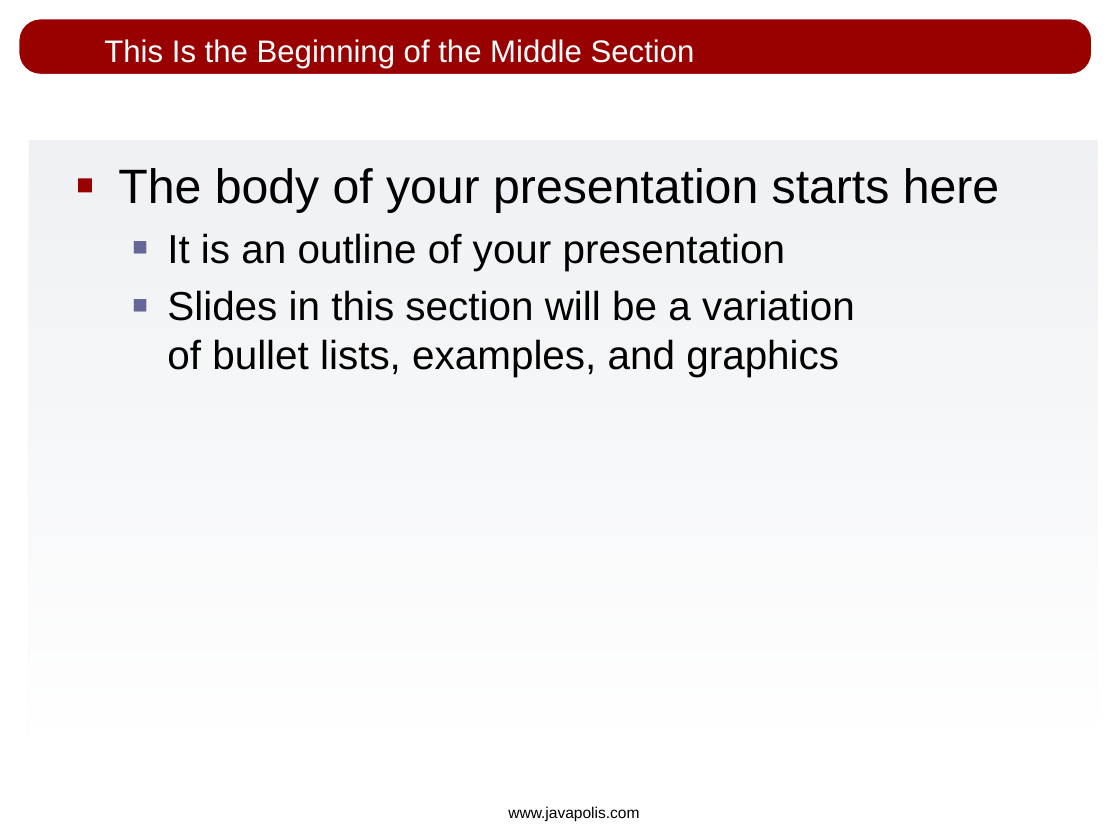
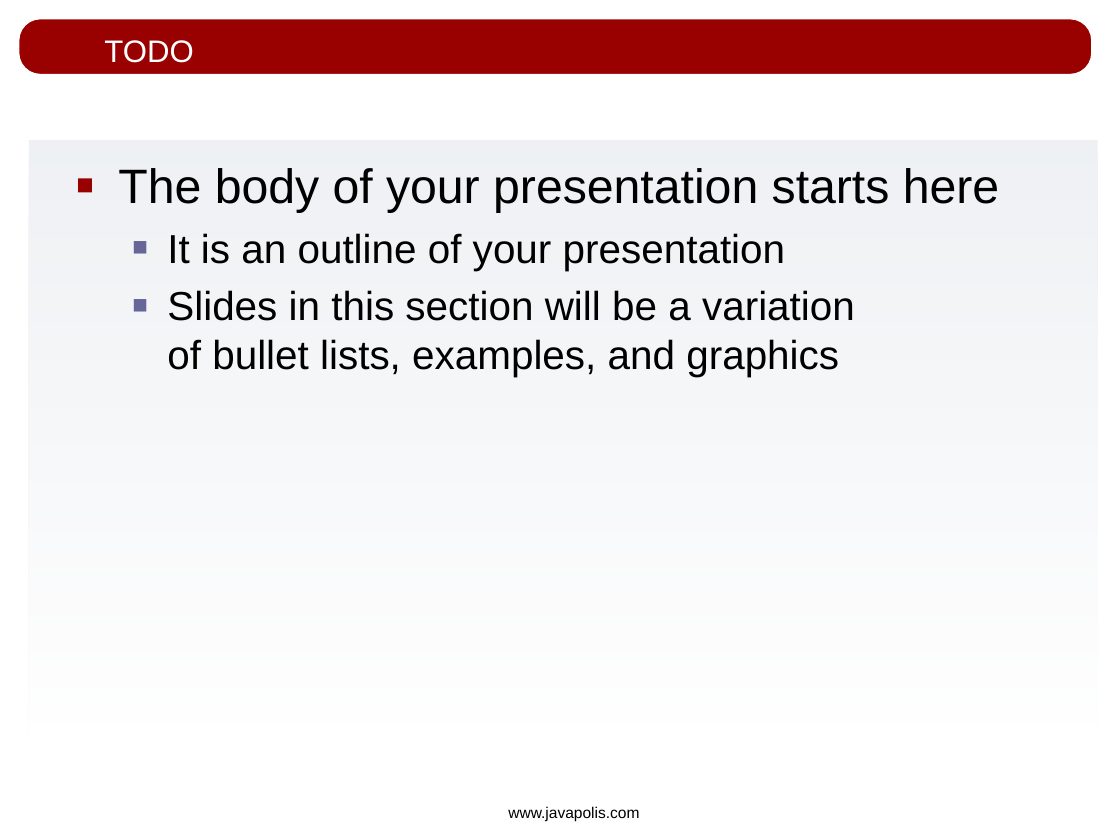
Before and after one commit to bobmcwhirter/drools, a slide deck: slide 21 of drools-solver/src/presentations/drools-solver_javapolis_2007.odp (slide 15 before the commit). Drawn at 1120x840 pixels with LibreOffice and Linux fonts; fonts in the diff are those of the drawing; background and template pictures are left out. Boxes give left, top, right and bottom in pixels: in the first picture for what was removed or moved away, otherwise in the second. Text is boxed around its words. In the diff, an @@ line names an element or a change of style, - is before the commit and + after.

```diff
--- a/drools-solver/src/presentations/drools-solver_javapolis_2007.odp
+++ b/drools-solver/src/presentations/drools-solver_javapolis_2007.odp
@@ title at [104,40,193,63]: text changed @@
-This Is the Beginning of the Middle Section
+TODO
```
Also in this commit, not shown: 2 other slides changed, 6 slides added, 1 slide removed.
